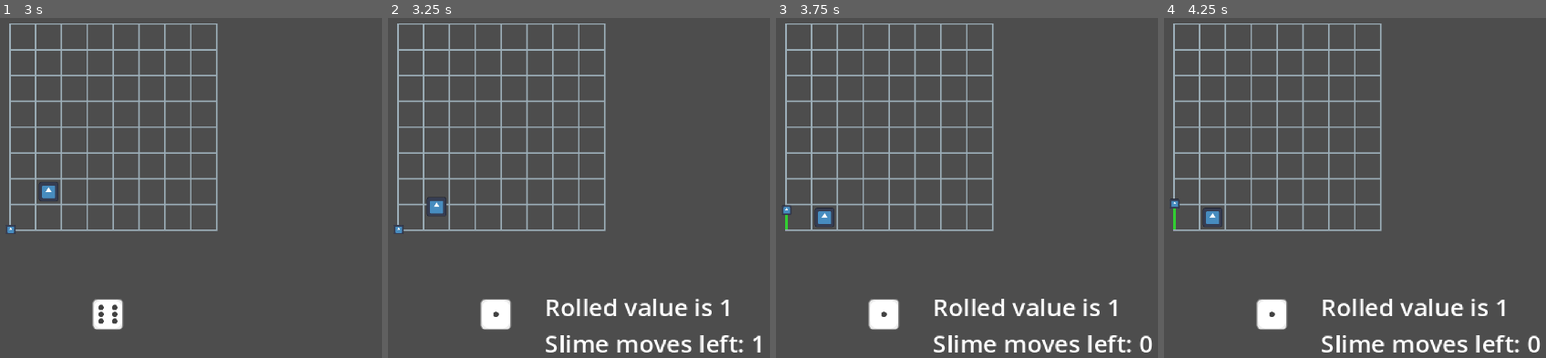
Above: before the commit, frames 1-4 (left to right).
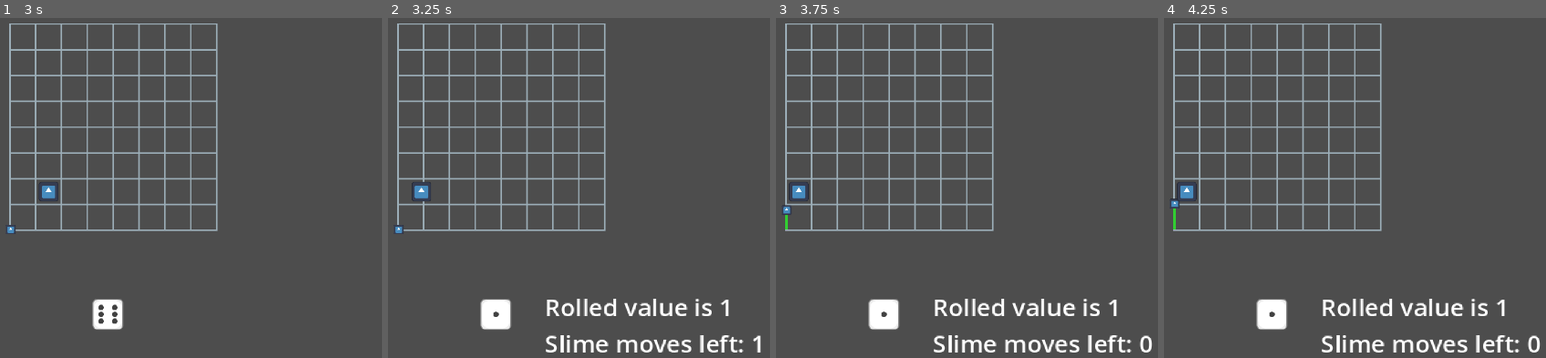
Above: after the commit, the same moments.

Repository: Sooshimi/mould
Game: Godot game, scene res://scenes/main.tscn
Two runs of this game, one before a commit and one after it. Both use one fixed random seed, a clock stepped at 60 frames per second and the inputs below. The engine's default icon, where the game draws it, is replaced by a stand-in: a white triangle on a blue panel in a dark square.
Inputs (mouse positions are in pixels of both pictures, inside the frame that each line leads up to):
- Up to frame 1 (3 s): click (106, 313) at 0.5 s; tap Enter at 1.25 s; hold D (right) 1.28-2.03 s; tap Space at 2 s; hold S (down) 2.03-2.78 s; hold D (right) from 2.78 s (still down)
- Up to frame 2 (3.25 s): keep holding D (right)
- Up to frame 3 (3.75 s): release D (right) at 3.53 s; hold W (up) from 3.53 s (still down)
- Up to frame 4 (4.25 s): keep holding W (up)

Frame 1 is identical in both runs. In frame 2, 0.4% of the frame differs, in the area x 6-16%, y 48-59%; in frame 3, 0.3%; in frame 4, 0.3%.

Commit message:
update collision layers and masks

Diff:
--- a/project.godot
+++ b/project.godot
@@ -63,6 +63,13 @@
 ]
 }
 
+[layer_names]
+
+2d_physics/layer_1="outer_borders"
+2d_physics/layer_2="slime"
+2d_physics/layer_3="human"
+2d_physics/layer_4="cell"
+
 [rendering]
 
 textures/canvas_textures/default_texture_filter=0
--- a/scenes/cell.tscn
+++ b/scenes/cell.tscn
@@ -25,12 +25,16 @@
 
 [node name="Top" type="Area2D" parent="."]
 position = Vector2(0, -4)
+collision_layer = 8
+collision_mask = 6
 
 [node name="CollisionShape2D" type="CollisionShape2D" parent="Top"]
 shape = SubResource("RectangleShape2D_6ngbm")
 
 [node name="Bottom" type="Area2D" parent="."]
 position = Vector2(0, 4)
+collision_layer = 8
+collision_mask = 6
 
 [node name="CollisionShape2D" type="CollisionShape2D" parent="Bottom"]
 shape = SubResource("RectangleShape2D_6ngbm")
@@ -38,6 +42,8 @@
 [node name="Left" type="Area2D" parent="."]
 position = Vector2(-4, 0)
 rotation = 1.5708
+collision_layer = 8
+collision_mask = 6
 
 [node name="CollisionShape2D" type="CollisionShape2D" parent="Left"]
 shape = SubResource("RectangleShape2D_6ngbm")
@@ -45,6 +51,8 @@
 [node name="Right" type="Area2D" parent="."]
 position = Vector2(4, 0)
 rotation = -1.5708
+collision_layer = 8
+collision_mask = 6
 
 [node name="CollisionShape2D" type="CollisionShape2D" parent="Right"]
 shape = SubResource("RectangleShape2D_6ngbm")
--- a/scenes/human.tscn
+++ b/scenes/human.tscn
@@ -7,6 +7,8 @@
 size = Vector2(12, 12)
 
 [node name="Human" type="CharacterBody2D"]
+collision_layer = 4
+collision_mask = 8
 script = ExtResource("1_cwf78")
 
 [node name="Sprite2D" type="Sprite2D" parent="."]
--- a/scenes/slime.tscn
+++ b/scenes/slime.tscn
@@ -7,6 +7,7 @@
 size = Vector2(12, 12)
 
 [node name="Slime" type="CharacterBody2D"]
+collision_layer = 2
 script = ExtResource("1_p2gj0")
 
 [node name="Sprite2D" type="Sprite2D" parent="."]
--- a/scripts/cell.gd
+++ b/scripts/cell.gd
@@ -1,6 +1,4 @@
 extends Node2D
-
-@onready var infected_indicator := $InfectedIndicator
 
 var top_infected := false
 var bottom_infected := false
@@ -9,7 +7,7 @@
 var cell_infected := false
 var human_in_area := []
 
-func checked_if_infected(body: CharacterBody2D) -> void:
+func checked_if_infected(_body: CharacterBody2D) -> void:
 	if top_infected and bottom_infected and left_infected and right_infected and human_in_area.size() > 0:
 		infect_cell()
 		for human in human_in_area:
@@ -22,7 +20,7 @@
 
 func infect_cell() -> void:
 	cell_infected = true
-	infected_indicator.show()
+	$InfectedIndicator.show()
 
 func update_cell_status(cell_area_entered: String, body: CharacterBody2D) -> void:
 	if body is Slime:
@@ -50,5 +48,6 @@
 func _on_right_body_entered(body: CharacterBody2D) -> void:
 	update_cell_status("right", body)
 
-func _on_top_body_exited(body: Human) -> void:
-	human_in_area = []
+func _on_top_body_exited(body: CharacterBody2D) -> void:
+	if body is Human:
+		human_in_area = []
